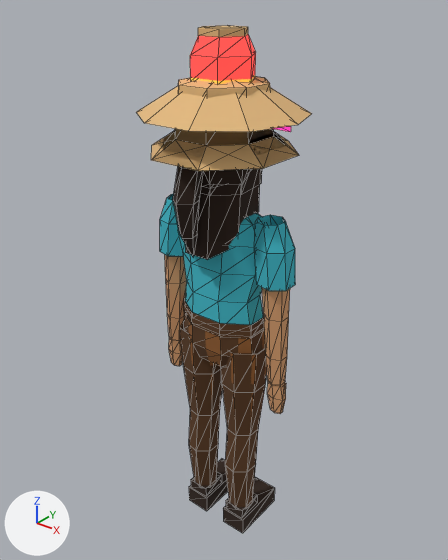
The glTF model apps/client/public/assets/chr_base.glb: old version first, new version second.
One viewpoint serves both versions: a 50 mm lens placed at (1.169, -1.459, 1.932), pointed at (-0.033, 0.044, 1.0). Arrows for +X, +Y and +Z are at lower left; the lights stay in place. The older version comes first. Mesh edges are drawn as thin lines. Vertices at exactly the same position are counted once.

Names of what the first picture shows: 'capelli_2', 'capelli_3', 'capelli_5', 'capelli_6', 'cappello_lanterna', 'cappello_paglia', 'cappello_pescatore', 'chr_base' and 1 more.
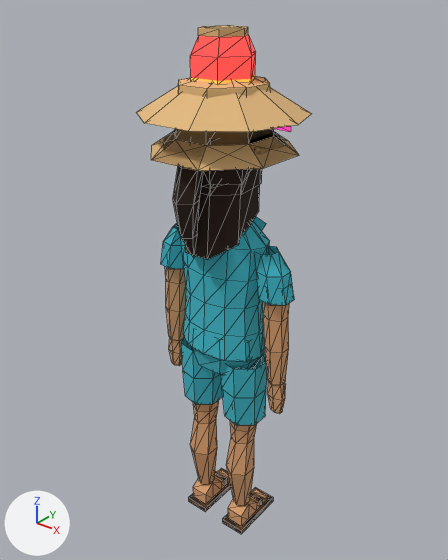
Changed parts and their boxes [x1, y1, x2, y2] in the pictures (448 x 560 px; the box of a moved part takes in the faces that stretch with it):
'chr_base', reshaped (6% shorter): before [160, 194, 295, 533]; after [161, 217, 294, 534]
part 1 of me_chr_base, moved or reshaped: before [160, 194, 183, 256]; after [161, 223, 184, 269]
part 2 of me_chr_base, moved or reshaped: before [184, 312, 265, 367]; after [191, 347, 264, 375]
part 3 of me_chr_base, moved or reshaped: before [189, 459, 228, 511]; after [188, 468, 231, 512]
part 4 of me_chr_base, moved or reshaped: before [191, 472, 222, 496]; after [215, 471, 227, 486]
part 5 of me_chr_base, moved or reshaped: before [223, 477, 275, 533]; after [222, 487, 273, 534]
part 6 of me_chr_base, moved or reshaped: before [226, 493, 257, 518]; after [250, 492, 262, 507]
part 7 of me_chr_base, rebuilt: before [177, 213, 266, 325]; after [181, 217, 270, 361]
part 8 of me_chr_base, rebuilt: before [180, 321, 222, 487]; after [191, 400, 219, 484]
part 9 of me_chr_base, rebuilt: before [221, 349, 267, 508]; after [226, 420, 257, 506]
part 10 of me_chr_base, rebuilt (22% shorter): before [254, 215, 295, 291]; after [255, 246, 294, 305]
part 11 of me_chr_base, added (cyan): after [181, 337, 223, 404]
part 12 of me_chr_base, added (cyan): after [221, 353, 267, 425]
part 13 of me_chr_base, added (brown): after [193, 469, 230, 504]
part 14 of me_chr_base, added (brown): after [228, 489, 269, 526]
part 15 of me_chr_base, deleted (brown): before [184, 298, 264, 338]
part 16 of me_chr_base, moved or reshaped: before [165, 255, 290, 322]; after [165, 267, 290, 322]
part 17 of me_chr_base, moved or reshaped: before [166, 280, 187, 341]; after [166, 279, 186, 341]
part 18 of me_chr_base, moved or reshaped: [264, 316, 289, 386] in both

The change, as a list of edits to the scene's bpy script:
```text
Change me_chr_base:
    used by ob_chr_base; location = (0.0, 0.0, 0.0)
    remove me_chr_base.from_pydata(...)  # 415 vertices, 634 faces; spans x -0.27..0.26, y -0.1..0.16, z 0.0..1.61
    add me_chr_base.from_pydata(...)  # 497 vertices, 776 faces; spans x -0.27..0.26, y -0.11..0.15, z 0.0..1.6
    me_chr_base part 1: the loose piece of 21 vertices spanning x -0.27..-0.14, y -0.06..0.06, z 1.08..1.28 is turned 5.8 degrees about the y axis through its middle and scaled by 0.806, then moved by (0.0, 0.0, -0.07)
    me_chr_base part 2: the loose piece of 24 vertices spanning x -0.15..0.15, y -0.09..0.09, z 0.74..0.88 is moved by (0.0, 0.0, -0.02)
    me_chr_base part 3: the loose piece of 8 vertices spanning x -0.14..-0.04, y -0.05..0.16, z 0.0..0.07 is scaled about the mesh origin by (0.959, 1.01, 0.285)
    me_chr_base part 4: the loose piece of 8 vertices spanning x -0.13..-0.05, y -0.05..0.05, z 0.07..0.11 is scaled about its middle by (0.925, 0.18, 0.747), then moved by (0.0, 0.08, -0.04)
    me_chr_base part 5: the loose piece of 8 vertices spanning x 0.04..0.14, y -0.05..0.16, z 0.0..0.07 is scaled about the mesh origin by (0.958, 1.01, 0.285)
    me_chr_base part 6: the loose piece of 8 vertices spanning x 0.05..0.13, y -0.05..0.05, z 0.07..0.11 is scaled about its middle by (0.925, 0.18, 0.747), then moved by (0.0, 0.08, -0.04)
    me_chr_base part 7: the loose piece of 48 vertices spanning x -0.17..0.17, y -0.09..0.11, z 0.9..1.3 is rebuilt with 74 vertices and now spans x -0.17..0.17, y -0.11..0.12, z 0.79..1.28
    me_chr_base part 8: the loose piece of 35 vertices spanning x -0.18..-0.01, y -0.08..0.08, z 0.1..0.82 is rebuilt with 30 vertices and now spans x -0.15..-0.03, y -0.07..0.06, z 0.1..0.6, in mat_mat_pelle
    me_chr_base part 9: the loose piece of 35 vertices spanning x 0.0..0.17, y -0.08..0.08, z 0.1..0.82 is rebuilt with 30 vertices and now spans x 0.03..0.15, y -0.07..0.06, z 0.1..0.6, in mat_mat_pelle
    me_chr_base part 10: the loose piece of 21 vertices spanning x 0.13..0.26, y -0.06..0.06, z 1.08..1.28 is rebuilt with 21 vertices and now spans x 0.13..0.26, y -0.05..0.05, z 1.03..1.18
    me_chr_base part 11: a new loose piece of 21 vertices spanning x -0.17..-0.01, y -0.08..0.08, z 0.52..0.76, in mat_mat_atlas (picture img_atlas)
    me_chr_base part 12: a new loose piece of 21 vertices spanning x 0.01..0.17, y -0.08..0.08, z 0.52..0.76, in mat_mat_atlas (picture img_atlas)
    me_chr_base part 13: a new loose piece of 20 vertices spanning x -0.12..-0.06, y -0.05..0.14, z 0.02..0.1, in mat_mat_pelle
    me_chr_base part 14: a new loose piece of 20 vertices spanning x 0.06..0.12, y -0.05..0.14, z 0.02..0.1, in mat_mat_pelle
    me_chr_base part 15: the loose piece of 16 vertices spanning x -0.15..0.15, y -0.1..0.1, z 0.87..0.92 is deleted
    me_chr_base part 16: 4 vertices moved within x -0.05..0.05, y 0.05..0.09, z 1.33..1.37; 55 vertices removed from x -0.25..0.25, y -0.1..0.1, z 1.1..1.61; 55 vertices added at x -0.25..0.25, y -0.11..0.09, z 1.08..1.6
    me_chr_base part 17: 8 vertices removed from x -0.25..-0.19, y -0.03..0.04, z 0.64..0.82; 8 vertices added at x -0.26..-0.19, y -0.04..0.04, z 0.64..0.85
    me_chr_base part 18: 8 vertices removed from x 0.19..0.25, y -0.03..0.04, z 0.64..0.82; 8 vertices added at x 0.19..0.26, y -0.04..0.04, z 0.64..0.85
    other edits to the shape of me_chr_base do not show in these pictures
```
